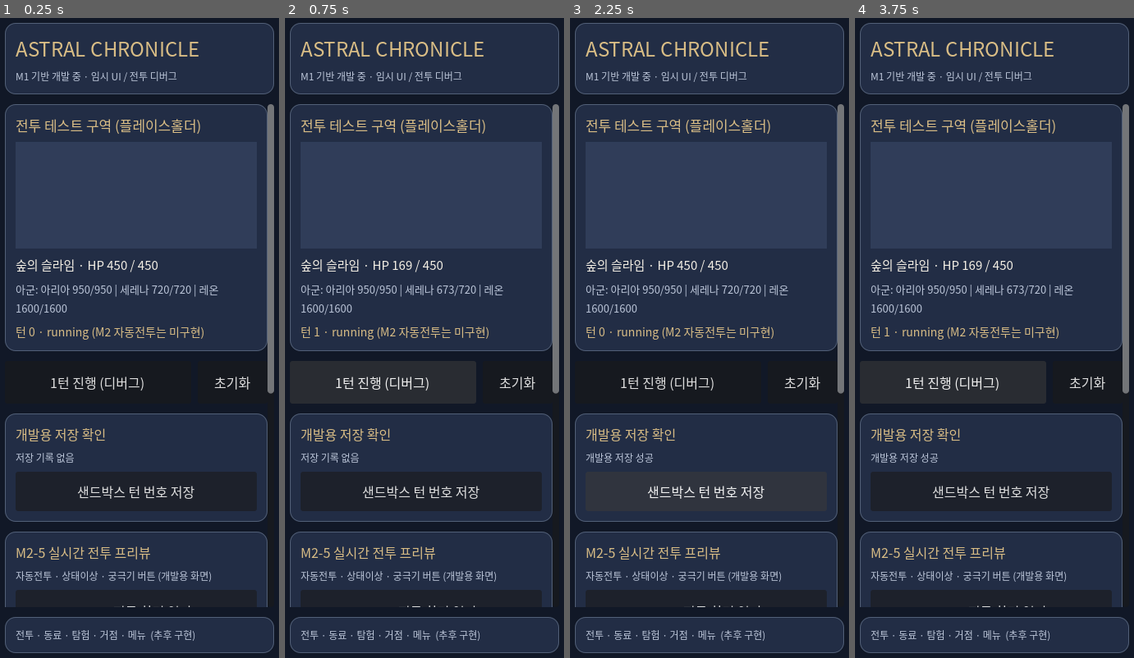
Above: before the commit, frames 1-4 (left to right).
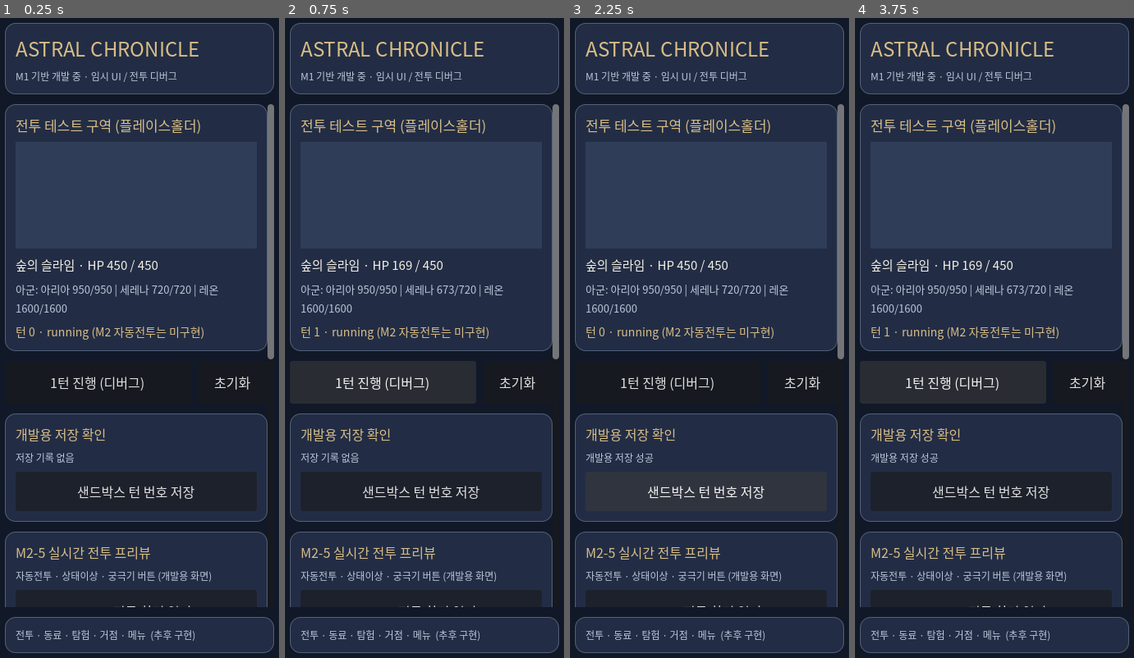
Above: after the commit, the same moments.

Repository: nalkarowndal/ppp
Game: Godot game, scene res://scenes/main.tscn
The game is run twice, just before and just after one commit, with the same random seed, the same clock (stepped at 60 frames per second) and the same inputs.
Inputs:
- Up to frame 1 (0.25 s): no input
- Up to frame 2 (0.75 s): click "1턴 진행 (디버그)" at 0.5 s
- Up to frame 3 (2.25 s): click "초기화" at 1.25 s; click "샌드박스 턴 번호 저장" at 2 s
- Up to frame 4 (3.75 s): click "M2-5 전투 화면 열기" at 2.75 s; click "1턴 진행 (디버그)" at 3.5 s

The runs differ from the first frame. In frame 1, 0.1% of the frame differs, in the area x 95-99%, y 52-59%; in frame 2, 0.1%; in frame 3, 0.1%; in frame 4, 0.1%.

Commit message:
feat(M4): expose stage mode from M1 debug hub without altering existing controls

Diff:
--- a/scripts/ui/main_ui.gd
+++ b/scripts/ui/main_ui.gd
@@ -142,6 +142,20 @@
 		get_tree().change_scene_to_file("res://scenes/m3_progression.tscn")
 	)
 	m3_section.add_child(m3_button)
+
+	## M4 stage vertical slice is isolated below M1/M2/M3 QA widgets.
+	## Keeping the original top-screen debug touch coordinates unchanged.
+	var m4_section := _section(content)
+	_text(m4_section, "M4 첫 10스테이지 모험", 16, GOLD)
+	_text(m4_section, "자동전투 → 실제 클리어 보상 → 성장/장비 → 재접속", 12, MUTED)
+	var m4_button := Button.new()
+	m4_button.name = "M4OpenButton"
+	m4_button.text = "M4 스테이지 모험 시작"
+	m4_button.custom_minimum_size.y = 52
+	m4_button.pressed.connect(func() -> void:
+		get_tree().change_scene_to_file("res://scenes/m4_stage.tscn")
+	)
+	m4_section.add_child(m4_button)
 
 	var units := _section(content)
 	_text(units, "캐릭터 데이터 연결", 17, GOLD)
